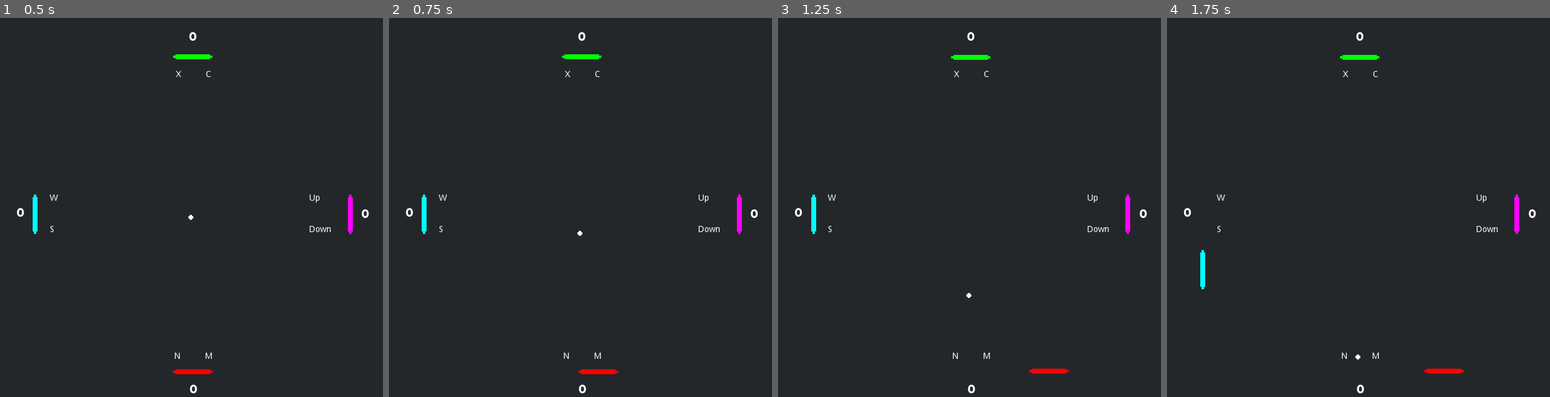
Above: before the commit, frames 1-4 (left to right).
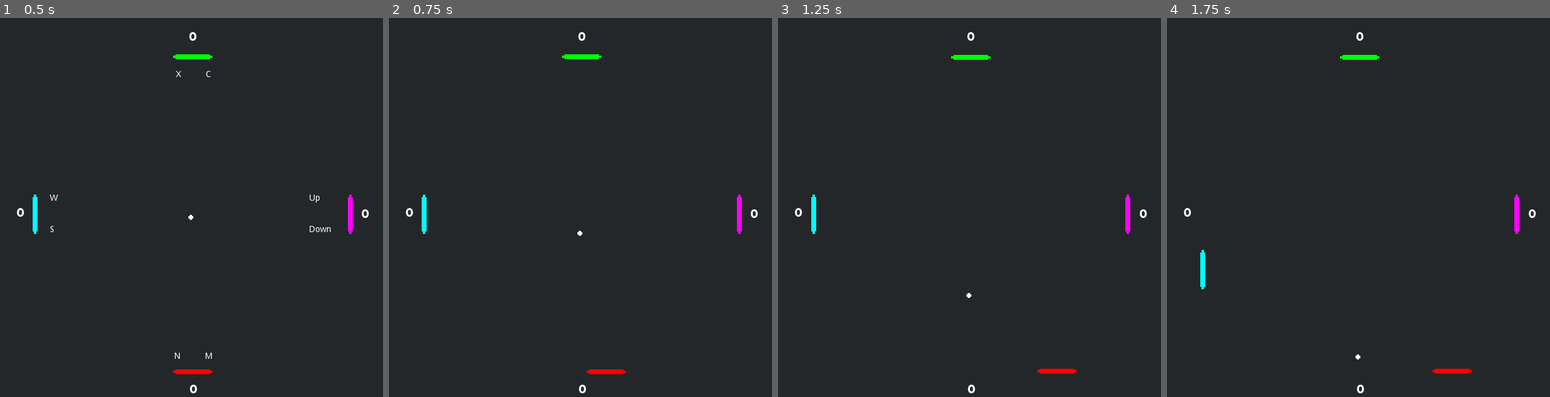
Above: after the commit, the same moments.

Repository: SpeedyVelcro/pong-demo-4player-mod
Game: Godot game, scene res://Paddle/Paddle.tscn
Two runs of this game, one before a commit and one after it. Both use one fixed random seed, a clock stepped at 60 frames per second and the inputs below.
Inputs:
- Up to frame 1 (0.5 s): no input
- Up to frame 2 (0.75 s): tap Enter at 0.5 s; hold M (bottom_move_right) from 0.53 s (still down); tap Space (ui_select) at 0.6 s
- Up to frame 3 (1.25 s): keep holding M (bottom_move_right); tap Space (ui_select) at 0.77, 1.07 s
- Up to frame 4 (1.75 s): release M (bottom_move_right) at 1.28 s; hold S (left_move_down) from 1.28 s (still down); tap Space (ui_select) at 1.35, 1.52 s

Frame 1 is identical in both runs. In frame 2, 0.2% of the frame differs, in the area x 13-87%, y 13-94%; in frame 3, 0.2%; in frame 4, 0.2%.

Commit message:
Hide instructions on press space

Diff:
--- a/Paddle/paddle.gd
+++ b/Paddle/paddle.gd
@@ -37,8 +37,6 @@
 func _process(delta):
 	if Input.is_action_just_pressed("ui_select"):
 		paddles_started = true
-	if not paddles_started:
-		return
 	# Move up and down based on input.
 	var input = Input.get_action_strength(_down) - Input.get_action_strength(_up)
 	var move = input * MOVE_SPEED * delta
@@ -48,15 +46,17 @@
 		position.x += move
 	position.y = clamp(position.y, 64, _screen_size_y - 64)
 	position.x = clamp(position.x, 64, _screen_size_x - 64)
-	match player:
-		Side.LEFT:
-			position += Vector2.RIGHT * delta * MOVE_TO_CENTER_SPEED
-		Side.RIGHT:
-			position += Vector2.LEFT * delta * MOVE_TO_CENTER_SPEED
-		Side.TOP:
-			position += Vector2.DOWN * delta * MOVE_TO_CENTER_SPEED
-		Side.BOTTOM:
-			position += Vector2.UP * delta * MOVE_TO_CENTER_SPEED
+	# Drift to center
+	if paddles_started:
+		match player:
+			Side.LEFT:
+				position += Vector2.RIGHT * delta * MOVE_TO_CENTER_SPEED
+			Side.RIGHT:
+				position += Vector2.LEFT * delta * MOVE_TO_CENTER_SPEED
+			Side.TOP:
+				position += Vector2.DOWN * delta * MOVE_TO_CENTER_SPEED
+			Side.BOTTOM:
+				position += Vector2.UP * delta * MOVE_TO_CENTER_SPEED
 
 
 func _on_area_entered(area):
--- a/pong.gd
+++ b/pong.gd
@@ -10,6 +10,13 @@
 	score_label[PLAYER_RIGHT] = get_node("RightScoreLabel")
 	score_label[PLAYER_TOP] = get_node("TopScoreLabel")
 	score_label[PLAYER_BOTTOM] = get_node("BottomScoreLabel")
+
+func _process(_delta):
+	if Input.is_action_just_pressed("ui_select"):
+		$LeftInstruction.set_visible(false)
+		$RightInstruction.set_visible(false)
+		$TopInstruction.set_visible(false)
+		$BottomInstruction.set_visible(false)
 
 func _on_LeftWall_lost_ball():
 	add_score_except(PLAYER_LEFT, GOAL_VALUE)
